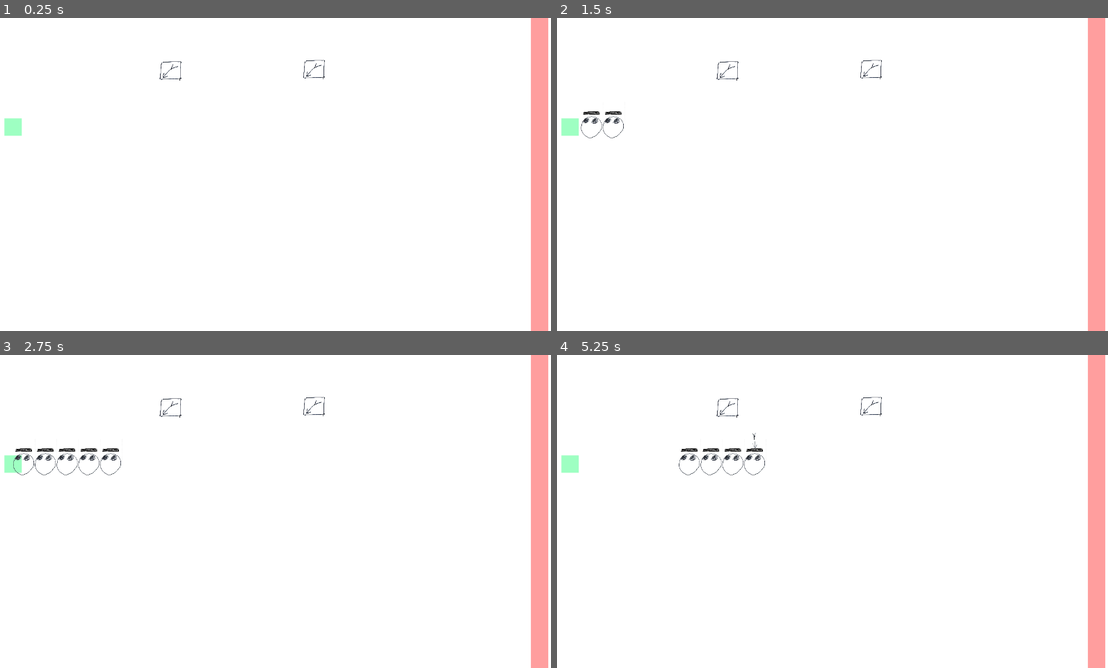
Above: before the commit, frames 1-4 (two rows, left to right).
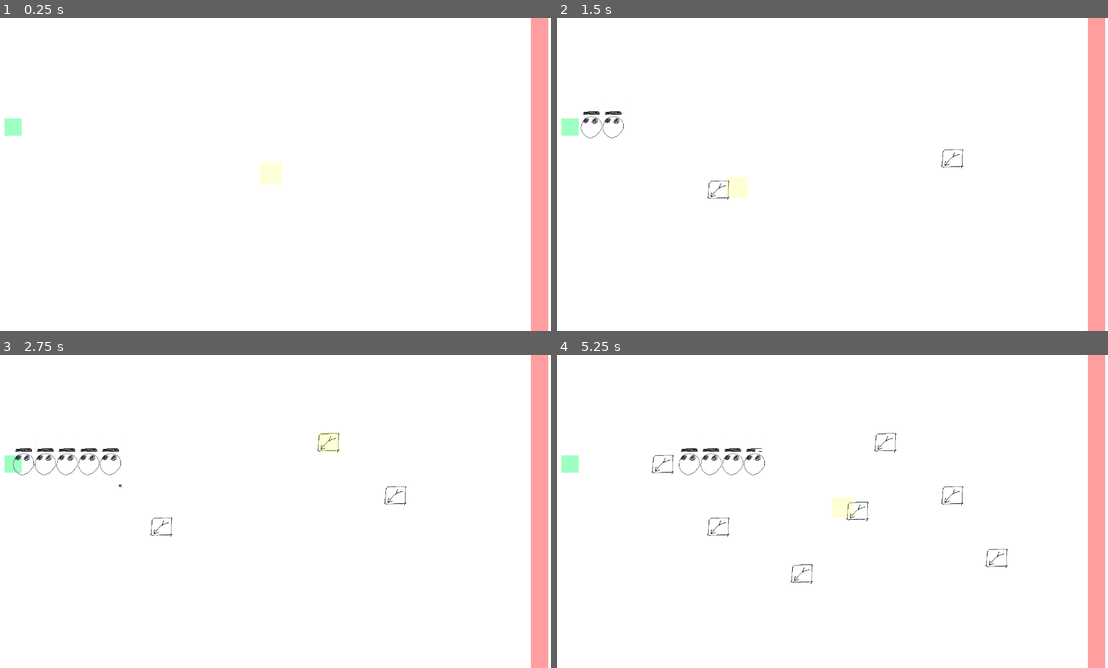
Above: after the commit, the same moments.

Repository: OzuYatamutsu/notebook-tower-defense
Game: Godot game, scene res://levels/test_level.tscn
Same seed, same stepped clock (60 frames per second), same inputs: the game is played once before the commit and once after it.
Inputs (mouse positions are in pixels of both pictures, inside the frame that each line leads up to):
- Up to frame 1 (0.25 s): no input
- Up to frame 2 (1.5 s): tap Enter at 0.5 s; move the mouse to (953, 158) at 0.52 s; click (953, 158) at 0.67 s; move the mouse to (716, 190) at 1.27 s; click (716, 190) at 1.42 s
- Up to frame 3 (2.75 s): move the mouse to (330, 442) at 2.02 s; click (330, 442) at 2.17 s
- Up to frame 4 (5.25 s): move the mouse to (799, 574) at 2.77 s; click (799, 574) at 2.92 s; move the mouse to (997, 558) at 3.52 s; click (997, 558) at 3.67 s; move the mouse to (661, 464) at 4.27 s; click (661, 464) at 4.42 s; move the mouse to (860, 511) at 5.02 s; click (860, 511) at 5.17 s

The runs differ from the first frame. In frame 1, 0.4% of the frame differs, in the area x 28-59%, y 13-54%; in frame 2, 0.5%; in frame 3, 0.5%; in frame 4, 0.8%, in the area x 17-82%, y 13-74%.

Commit message:
Replace arrow towers with bullet towers; fix directional issue; make bullets continue along the same path if their enemy was killed

Diff:
--- /dev/null
+++ b/components/TowerPlacementShadow.tscn
@@ -0,0 +1,13 @@
+[gd_scene load_steps=2 format=3 uid="uid://5w0kriffqk6q"]
+
+[ext_resource type="Script" uid="uid://cn4j1tlw463r0" path="res://components/tower_placement_shadow.gd" id="1_2xblr"]
+
+[node name="TowerPlacementShadow" type="Node2D"]
+script = ExtResource("1_2xblr")
+
+[node name="ColorRect" type="ColorRect" parent="."]
+offset_left = -249.0
+offset_top = -248.0
+offset_right = 260.0
+offset_bottom = 238.0
+color = Color(1, 1, 0, 0.156863)
--- /dev/null
+++ b/components/tower_placement_shadow.gd
@@ -0,0 +1,35 @@
+extends Node2D
+
+@export var TOWER_TO_PLACE: Tower
+@export var MOUSE_FOLLOW_SPEED: float = 10.0
+
+func _ready() -> void:
+    TOWER_TO_PLACE = preload("res://towers/BulletTower.tscn").instantiate()  # TODO
+
+func _process(delta) -> void:
+    position = position.lerp(
+        get_global_mouse_position(),
+        MOUSE_FOLLOW_SPEED * delta
+    )
+
+func _input(event) -> void:
+    if !(
+        event is InputEventMouseButton
+        and event.is_pressed()
+        and event.button_index == MOUSE_BUTTON_LEFT
+    ):
+        return
+
+    spawn()
+
+func spawn() -> void:
+    print("Creating tower! " + str(TOWER_TO_PLACE))
+    var new_tower = TOWER_TO_PLACE.duplicate()
+
+    get_tree().get_first_node_in_group(
+        GameState.TOWERS_GROUP
+    ).add_child(
+        new_tower
+    )
+
+    new_tower.global_position = get_global_mouse_position()
--- a/levels/test_level.tscn
+++ b/levels/test_level.tscn
@@ -1,8 +1,8 @@
 [gd_scene load_steps=5 format=3 uid="uid://bmvftpnl3dmue"]
 
 [ext_resource type="Script" uid="uid://bmk50h27nnoqd" path="res://levels/test_level.gd" id="1_w7r7j"]
-[ext_resource type="PackedScene" uid="uid://bg26ahjkoli5k" path="res://towers/ArrowTower.tscn" id="2_vsgju"]
 [ext_resource type="PackedScene" uid="uid://deg46c6o3hqg4" path="res://components/level_hitbox.tscn" id="3_gmgay"]
+[ext_resource type="PackedScene" uid="uid://5w0kriffqk6q" path="res://components/TowerPlacementShadow.tscn" id="5_e7anx"]
 [ext_resource type="PackedScene" uid="uid://osxbwsluain5" path="res://components/level_spawn.tscn" id="5_o6mel"]
 
 [node name="test_level" type="Node2D"]
@@ -24,14 +24,12 @@
 [node name="towers" type="Node2D" parent="viewport" groups=["towers"]]
 scale = Vector2(0.1, 0.1)
 
-[node name="ArrowTower" parent="viewport/towers" instance=ExtResource("2_vsgju")]
-position = Vector2(4050, 1220)
-
-[node name="ArrowTower2" parent="viewport/towers" instance=ExtResource("2_vsgju")]
-position = Vector2(7350, 1190)
-
 [node name="projectiles" type="Node2D" parent="viewport" groups=["projectiles"]]
 scale = Vector2(0.07, 0.07)
+
+[node name="TowerPlacementShadow" parent="viewport" instance=ExtResource("5_e7anx")]
+position = Vector2(566, 331)
+scale = Vector2(0.1, 0.1)
 
 [node name="LevelHitbox" parent="." instance=ExtResource("3_gmgay")]
 position = Vector2(1255, 349)
--- a/projectiles/Arrow.tscn
+++ /dev/null
@@ -1,24 +0,0 @@
-[gd_scene load_steps=4 format=3 uid="uid://b41xftw2qrq38"]
-
-[ext_resource type="Texture2D" uid="uid://dgjv77wwdkbmh" path="res://sprites/arrow.png" id="1_ky4i0"]
-[ext_resource type="Script" uid="uid://c7wj6o4lc2bsf" path="res://projectiles/arrow.gd" id="1_xhfri"]
-
-[sub_resource type="RectangleShape2D" id="RectangleShape2D_v6doq"]
-size = Vector2(493, 87)
-
-[node name="Arrow" type="Area2D"]
-collision_layer = 8
-collision_mask = 4
-script = ExtResource("1_xhfri")
-
-[node name="Sprite" type="Sprite2D" parent="."]
-texture = ExtResource("1_ky4i0")
-
-[node name="CollisionShape2D" type="CollisionShape2D" parent="."]
-position = Vector2(8.5, 4.5)
-shape = SubResource("RectangleShape2D_v6doq")
-
-[node name="DespawnTimer" type="Timer" parent="."]
-one_shot = true
-
-[connection signal="timeout" from="DespawnTimer" to="." method="_on_despawn_timer_timeout"]
--- /dev/null
+++ b/projectiles/Bullet.tscn
@@ -0,0 +1,37 @@
+[gd_scene load_steps=4 format=3 uid="uid://b41xftw2qrq38"]
+
+[ext_resource type="Texture2D" uid="uid://dmyadqd8ydst3" path="res://sprites/bullet.png" id="1_t5l2g"]
+
+[sub_resource type="GDScript" id="GDScript_28ypj"]
+script/source = "class_name Bullet
+extends Projectile
+
+func _ready() -> void:
+    self.SPEED = 300.0
+    self.DAMAGE = 50.0
+
+func _physics_process(_delta: float) -> void:
+    if !IS_ACTIVE:
+        return
+"
+
+[sub_resource type="RectangleShape2D" id="RectangleShape2D_v6doq"]
+size = Vector2(80, 77)
+
+[node name="Bullet" type="Area2D"]
+collision_layer = 8
+collision_mask = 4
+script = SubResource("GDScript_28ypj")
+
+[node name="Sprite" type="Sprite2D" parent="."]
+scale = Vector2(0.421, 0.427)
+texture = ExtResource("1_t5l2g")
+
+[node name="CollisionShape2D" type="CollisionShape2D" parent="."]
+position = Vector2(3, -0.5)
+shape = SubResource("RectangleShape2D_v6doq")
+
+[node name="DespawnTimer" type="Timer" parent="."]
+one_shot = true
+
+[connection signal="timeout" from="DespawnTimer" to="." method="_on_despawn_timer_timeout"]
--- a/projectiles/projectile.gd
+++ b/projectiles/projectile.gd
@@ -8,6 +8,8 @@
 @export var DAMAGE: float
 
 @onready var DespawnTimer = $DespawnTimer
+
+var direction: Vector2 = Vector2.ZERO
 
 func _init():
     self.collision_layer = 0x8  # projectiles
@@ -26,12 +28,17 @@
         return
 
     if TARGET == null:
-        queue_free()
+        global_position = Vector2(
+            move_toward(global_position.x, global_position.x + direction.x, SPEED * delta),
+            move_toward(global_position.y, global_position.y + direction.y, SPEED * delta),
+        )
     else:
-        global_position = Vector2(
+        var target_position = Vector2(
             move_toward(global_position.x, TARGET.global_position.x, SPEED * delta),
-            move_toward(global_position.y, TARGET.global_position.x, SPEED * delta),
+            move_toward(global_position.y, TARGET.global_position.y, SPEED * delta),
         )
+        direction = (target_position - global_position).normalized()
+        global_position = target_position
 
 func _on_despawn_timer_timeout() -> void:
     # We didn't hit the target in time
--- a/towers/ArrowTower.tscn
+++ b/towers/BulletTower.tscn
@@ -1,17 +1,17 @@
 [gd_scene load_steps=4 format=3 uid="uid://bg26ahjkoli5k"]
 
-[ext_resource type="Texture2D" uid="uid://bosnkotrfix0u" path="res://sprites/arrow_tower.png" id="1_cfv10"]
-[ext_resource type="Script" uid="uid://7cc3cxnievr1" path="res://towers/arrow_tower.gd" id="1_p52m0"]
+[ext_resource type="Script" uid="uid://7cc3cxnievr1" path="res://towers/bullet_tower.gd" id="1_fa7qg"]
+[ext_resource type="Texture2D" uid="uid://bosnkotrfix0u" path="res://sprites/arrow_tower.png" id="2_g3ayy"]
 
 [sub_resource type="RectangleShape2D" id="RectangleShape2D_xr7tm"]
 size = Vector2(517, 461)
 
 [node name="ArrowTower" type="Area2D"]
 collision_mask = 3
-script = ExtResource("1_p52m0")
+script = ExtResource("1_fa7qg")
 
 [node name="Sprite" type="Sprite2D" parent="."]
-texture = ExtResource("1_cfv10")
+texture = ExtResource("2_g3ayy")
 
 [node name="BuildRadius" type="CollisionShape2D" parent="."]
 visible = false
--- a/towers/arrow_tower.gd
+++ b/towers/bullet_tower.gd
@@ -1,9 +1,9 @@
-class_name ArrowTower
+class_name BulletTower
 extends Tower
 
 func _ready() -> void:
     ready_tower(
-        preload("res://projectiles/Arrow.tscn"),
+        preload("res://projectiles/Bullet.tscn"),
         2000.00,
         1.0
     )
Not shown, added: components/tower_placement_shadow.gd.uid
Not shown, removed: projectiles/arrow.gd.uid
Renamed: projectiles/arrow.gd -> projectiles/bullet.gd
Not shown, added: projectiles/bullet.gd.uid
Binary file added: raw_assets/bullet.JPG
Not shown, added: raw_assets/bullet.JPG.import
Binary file added: sprites/bullet.png
Not shown, added: sprites/bullet.png.import
Renamed: towers/arrow_tower.gd.uid -> towers/bullet_tower.gd.uid
